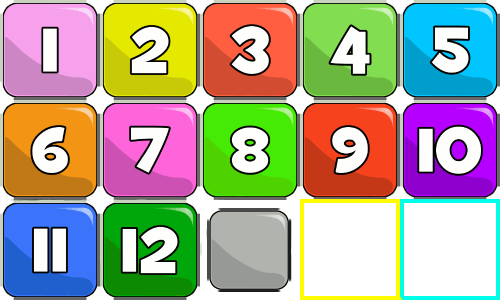
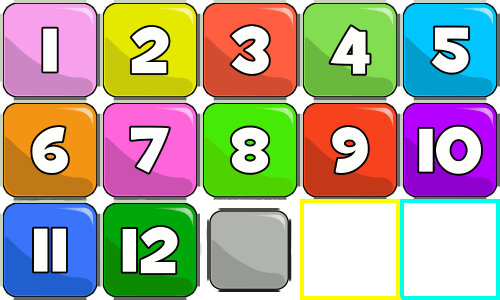
Layer changes from the first 500x300 image to the second:
painted on "Layer 1" over [213, 199, 287, 200]
